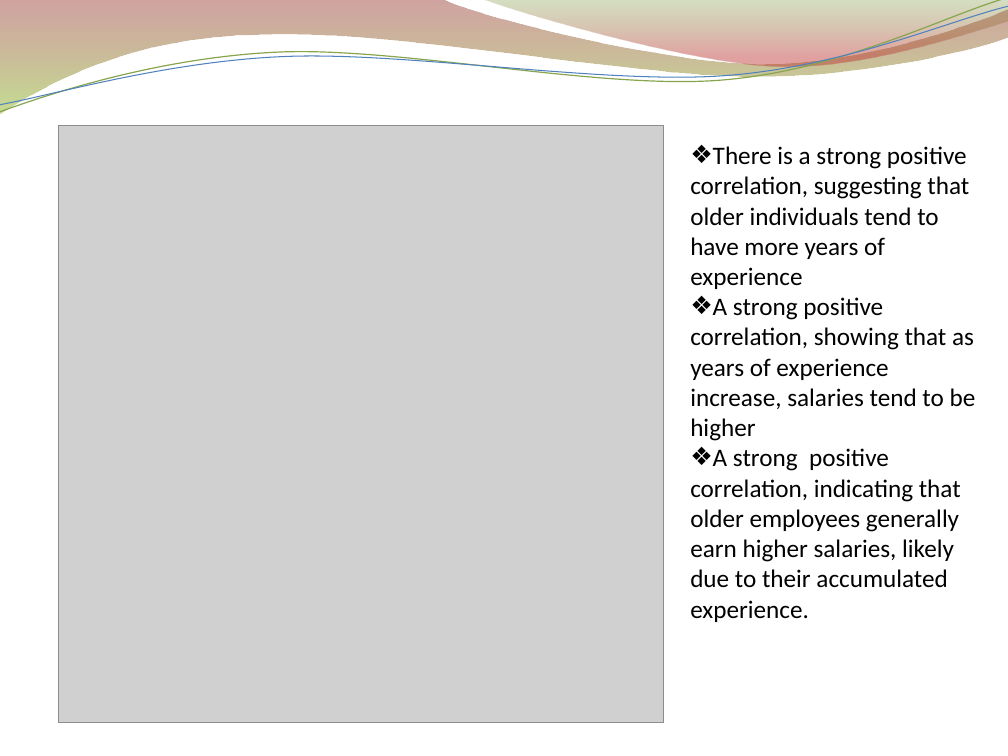
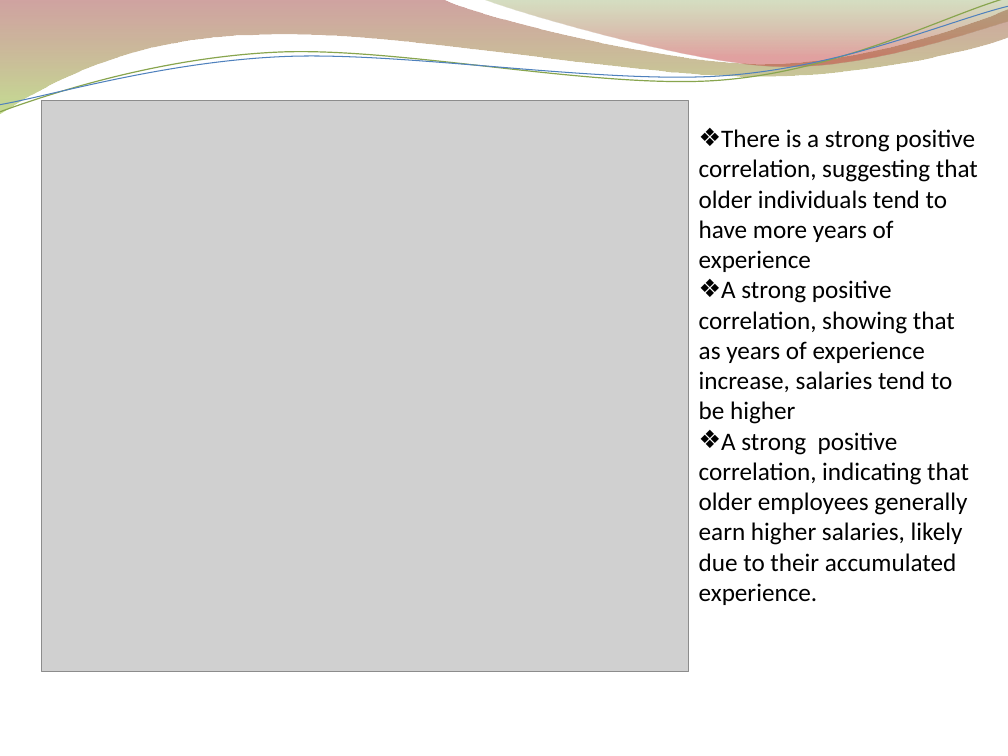
Before and after one commit to rukundeste/Python_project, a slide deck: slide 23 of Python_projet_slides.pptx. Drawn at 1008x756 pixels with LibreOffice and Linux fonts; fonts in the diff are those of the drawing; grey boxes stand for pictures; background and template pictures are left out. Boxes give left, top, right and bottom in pixels: in the first picture for what was removed or moved away, otherwise in the second. Text is boxed around its words. In the diff, an @@ line names an element or a change of style, - is before the commit and + after.

```diff
--- a/Python_projet_slides.pptx
+++ b/Python_projet_slides.pptx
@@ picture: place and size @@
-picture at bbox=[58, 126, 663, 723]
+picture at bbox=[42, 101, 689, 672]
@@ text "There is a strong positive ..." rewrapped from bbox=[690, 146, 976, 622] to bbox=[699, 129, 978, 605] @@
```
Also in this commit, not shown: 4 other slides changed, 1 other file.
